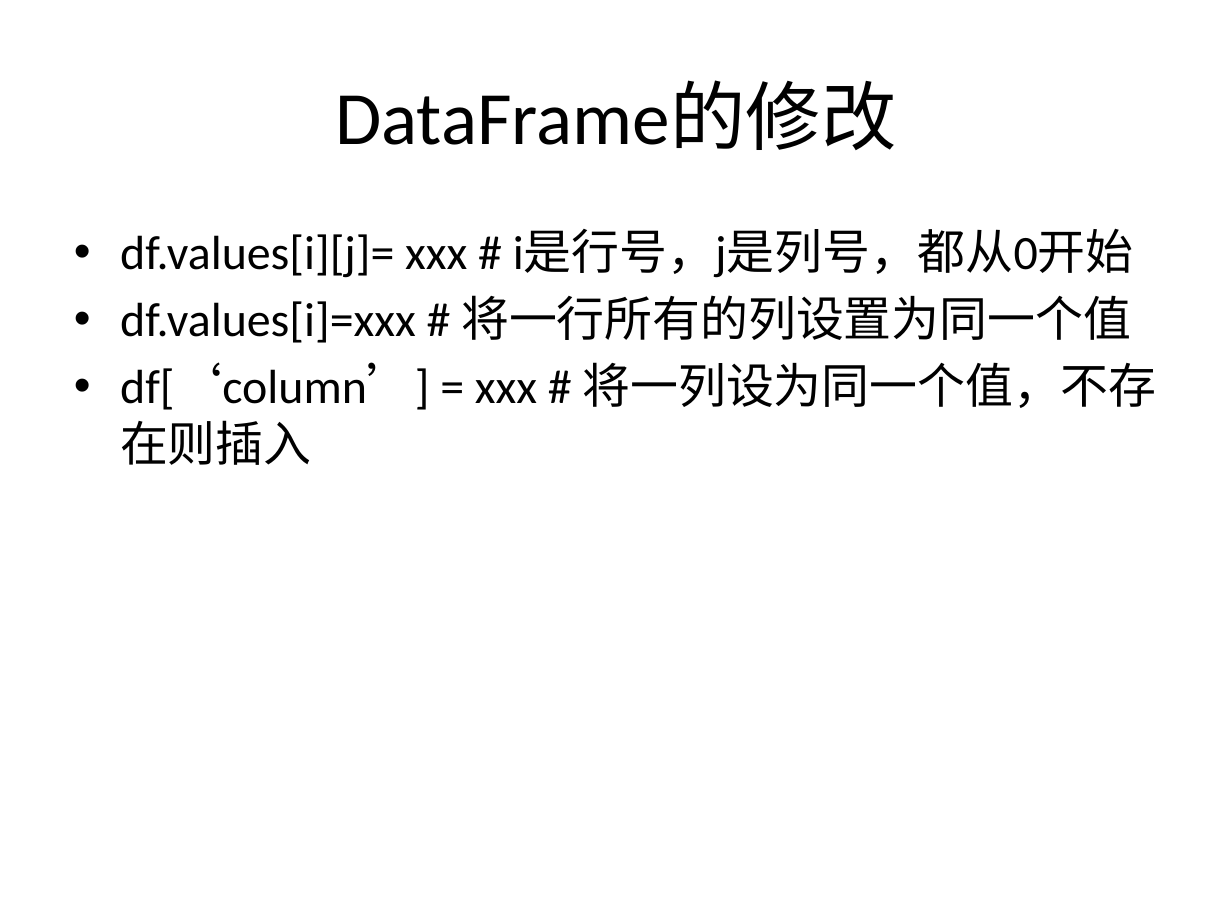
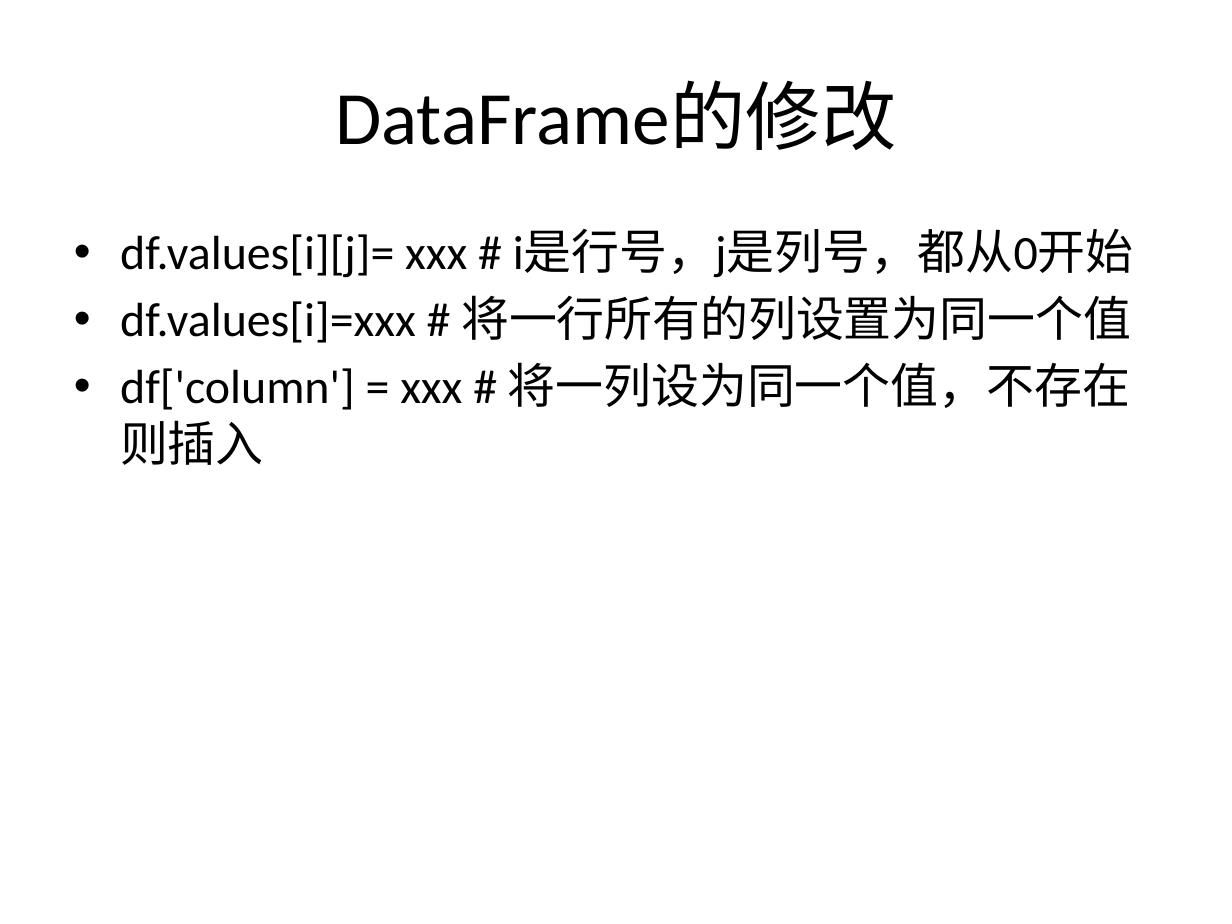
Before and after one commit to SleepySoft/SleepyMemo, a slide deck: slide 17 of Pandas_Cheat_Sheet.pptx. Drawn at 1232x924 pixels with LibreOffice and Linux fonts; fonts in the diff are those of the drawing. Boxes give left, top, right and bottom in pixels: in the first picture for what was removed or moved away, otherwise in the second. Text is boxed around its words. In the diff, an @@ line names an element or a change of style, - is before the commit and + after.

```diff
--- a/Pandas_Cheat_Sheet.pptx
+++ b/Pandas_Cheat_Sheet.pptx
@@ text at bbox=[120, 362, 1130, 465]: text changed @@
-• df[‘column’] = xxx # 将一列设为同一个值，不存在则插入
+• df['column'] = xxx # 将一列设为同一个值，不存在则插入
```
Also in this commit, not shown: 7 other slides changed.
